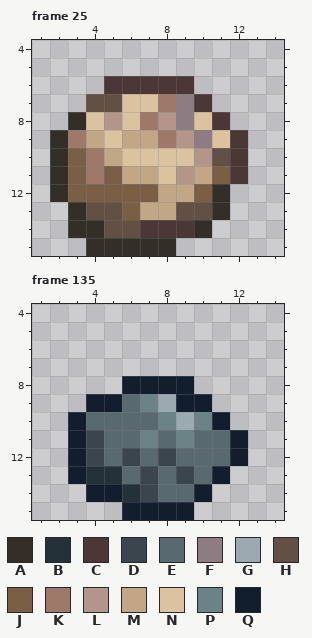
Two states of a pixel-art file, aseprite/main.aseprite. Above: the version before the commit.
16x16 pixels, 321 frames. Colours within 5 levels of each other are drawn and written as one. Shown: frame 25: x 1..14, y 4..15; frame 135: x 1..14, y 4..15.
Palette (. is transparent): A #332e27  B #243138  C #4a3736  D #3a454d  E #58696f  F #8d7c81  G #9ba9b0  H #625044  J #7b5f45  K #9e7969  L #b4958a  M #c2a787  N #dbc3a0  P #6b8386  Q #121d2e
Pixels before, frame 25, first column x 2:
 6 ...CCCCC...
 7 ..HHNNKFC..
 8 .ANLNKLFNC.
 9 AKMNMMKLFNC
10 AJKMNNNNLHC
11 AJKJMMNLMJC
12 AJJJJJMMJA.
13 .AHHJMMHHA.
14 .AAHHCCCA..
15 ..AAAAA....
Pixels before, frame 135, first column x 3:
 8 ...QQQQ...
 9 .QQEPGQQ..
10 QEEEEPGPQ.
11 QDEEPEPEEQ
12 QDEDEDEEEQ
13 QBBEDEDEQ.
14 .QQBDEEQ..
15 ...QQQQ...
And afterwards:
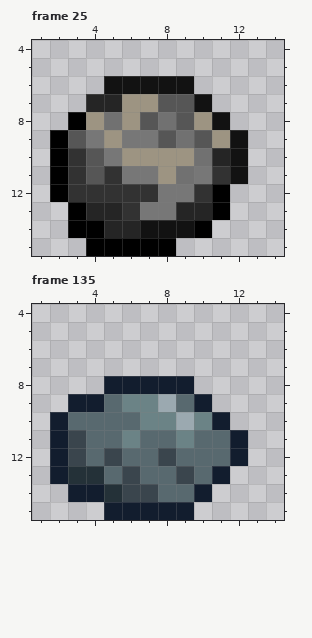
Difference:
colour A: #332e27 -> #000000
colour C: #4a3736 -> #121212
colour H: #625044 -> #252525
colour J: #7b5f45 -> #323232
colour K: #9e7969 -> #565656
colour L: #b4958a -> #717171
colour M: #c2a787 -> #777777
colour N: #dbc3a0 -> #9d9482
Frame 25, layer "main":
y 7..8: x 9 F -> K
y 9: x 10 F -> K
Frame 135, layer "main":
y 8: x 5 . -> Q
y 9: x 3 . -> Q; x 5..6 QE -> EP; x 9 Q -> E
y 10: x 2..3 .Q -> QE; x 7 E -> P
y 11: x 2..4 .QD -> QDE; x 6..7 EP -> PE
y 12: x 2..6 .QDED -> QDEDE
y 13: x 2..3 .Q -> QB; x 5..7 BED -> EDE
y 14: x 3 . -> Q; x 5..6 QB -> BD
y 15: x 5 . -> Q
Pixel boxes of the changes (left, top, right, bottom) in both pictures:
changed: (50, 76, 248, 256)
changed: (50, 376, 194, 520)
